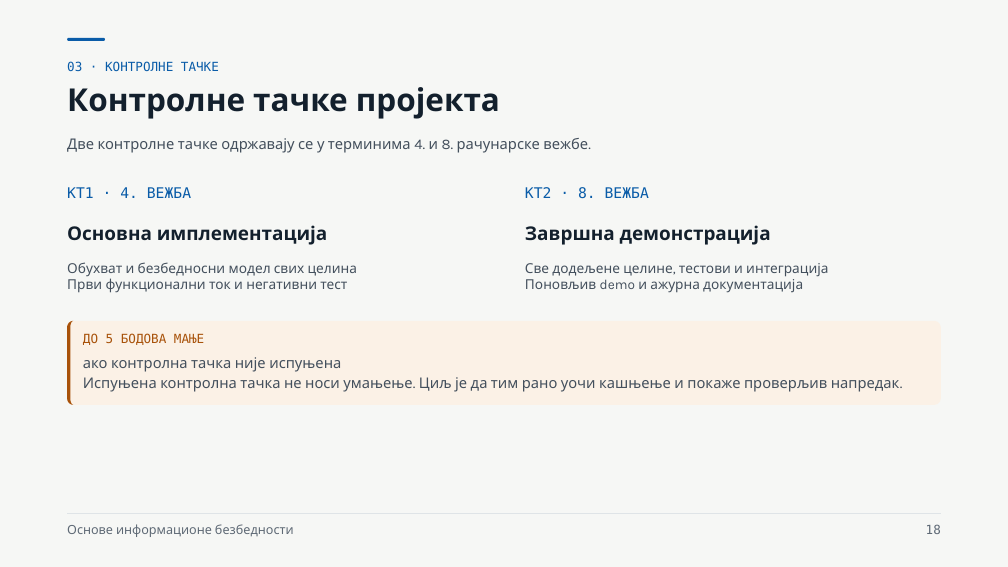
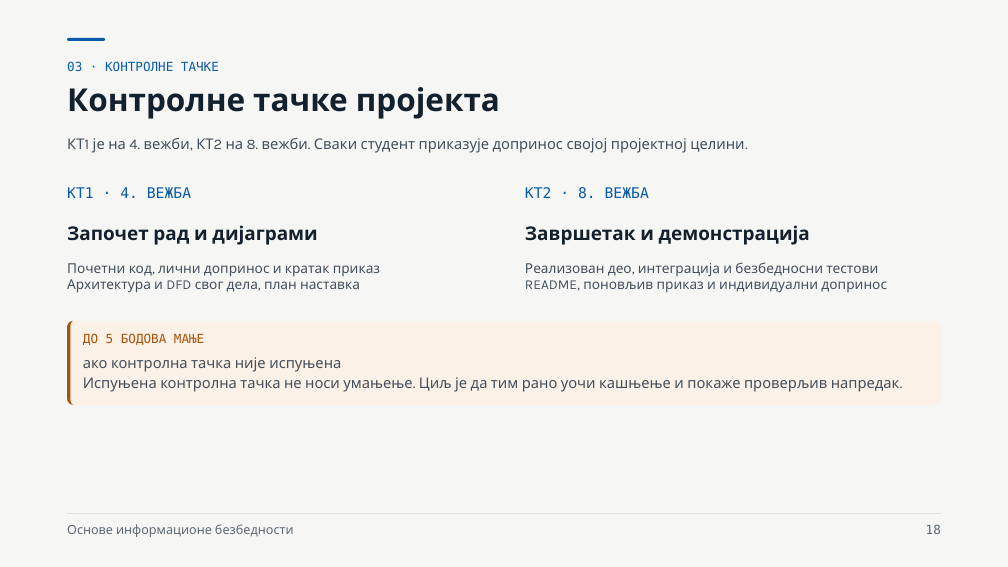
Before and after one commit to owlCoder/ftn-nastavni-materijali, a slide deck: slide 18 of Osnove informacione bezbednosti (OIB)/Opšti Materijali/Osnovne informacije o predmetu.pptx. Drawn at 1008x567 pixels with LibreOffice and Linux fonts; fonts in the diff are those of the drawing; background and template pictures are left out. Boxes give left, top, right and bottom in pixels: in the first picture for what was removed or moved away, otherwise in the second. Text is boxed around its words. In the diff, an @@ line names an element or a change of style, - is before the commit and + after.

```diff
--- a/Osnove informacione bezbednosti (OIB)/Opšti Materijali/Osnovne informacije o predmetu.pptx
+++ b/Osnove informacione bezbednosti (OIB)/Opšti Materijali/Osnovne informacije o predmetu.pptx
@@ text at [93, 138, 744, 153]: text changed @@
-Две контролне тачке одржавају се у терминима 4. и 8. рачунарске вежбе.
+КТ1 је на 4. вежби, КТ2 на 8. вежби. Сваки студент приказује допринос својој пројектној целини.
@@ text at [67, 225, 317, 245]: text changed @@
-Основна имплементација
+Започет рад и дијаграми
@@ text at [525, 225, 810, 245]: text changed @@
-Завршна демонстрација
+Завршетак и демонстрација
@@ text at [67, 263, 380, 293]: text changed @@
-Обухват и безбедносни модел свих целина
-Први функционални ток и негативни тест
+Почетни код, лични допринос и кратак приказ
+Архитектура и DFD свог дела, план наставка
@@ text at [525, 262, 887, 293]: text changed @@
-Све додељене целине, тестови и интеграција
-Поновљив demo и ажурна документација
+Реализован део, интеграција и безбедносни тестови
+README, поновљив приказ и индивидуални допринос
```
Also in this commit, not shown: 5 other slides changed, 21 other files.
